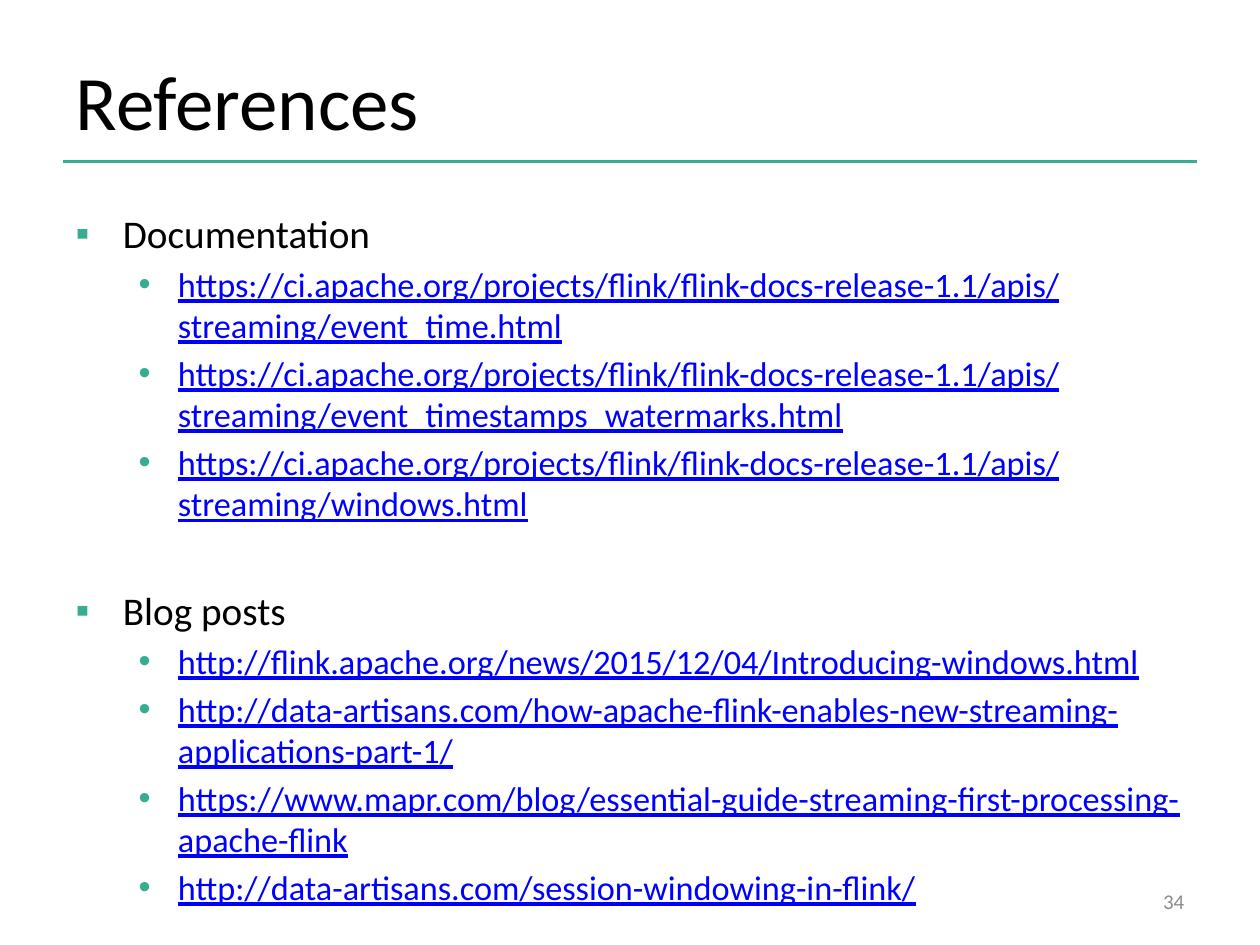
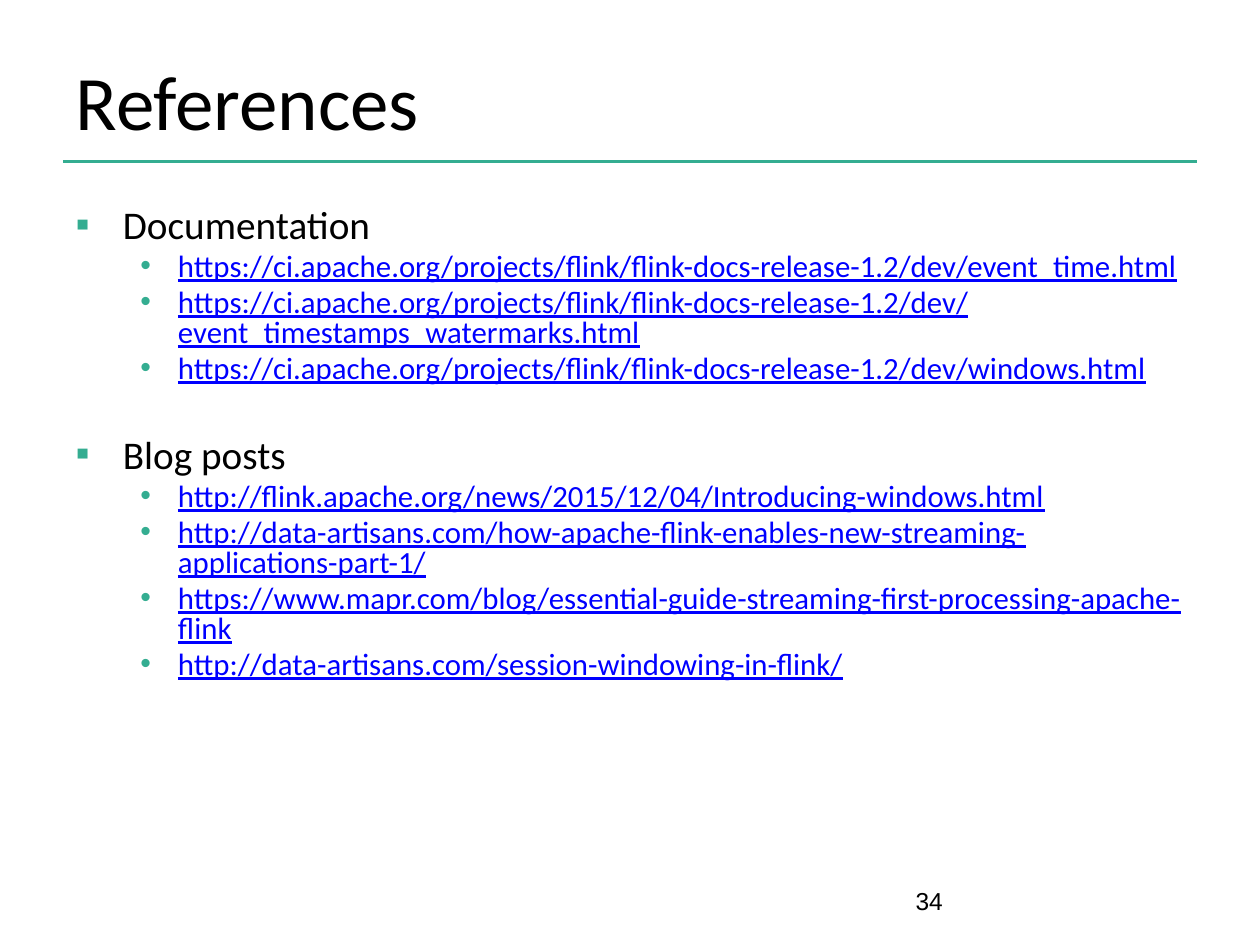
Before and after one commit to dataArtisans/flink-training-web, a slide deck: slide 34 of slides/flink_stream_windows.pptx. Drawn at 1260x945 pixels with LibreOffice and Linux fonts; fonts in the diff are those of the drawing; background and template pictures are left out. Boxes give left, top, right and bottom in pixels: in the first picture for what was removed or moved away, otherwise in the second. Text is boxed around its words. In the diff, an @@ line names an element or a change of style, - is before the commit and + after.

Commit message:
small updates to stream slides for 1.1.3, plus new intro slides

```diff
--- a/slides/flink_stream_windows.pptx
+++ b/slides/flink_stream_windows.pptx
@@ text at bbox=[123, 212, 1180, 681]: size 19.6 to 17.6 pt in "http://flink.apache.org/news/2015/12/04/Introducing-windows. ...", "http://data-artisans.com/how-apache-flink-enables-new-stream ...", "https://www.mapr.com/blog/essential-guide-streaming-first-pr ...", "http://data-artisans.com/session-windowing-in-flink/"; line spacing 1 to 0.8; less space between paragraphs; indent changed @@
@@ text at bbox=[178, 255, 1176, 385]: text changed; size 19.6 to 17.6 pt @@
-  • https://ci.apache.org/projects/flink/flink-docs-release-1.1/apis/streaming/event_time.html
-  • https://ci.apache.org/projects/flink/flink-docs-release-1.1/apis/streaming/event_timestamps_watermarks.html
-  • https://ci.apache.org/projects/flink/flink-docs-release-1.1/apis/streaming/windows.html
+  • https://ci.apache.org/projects/flink/flink-docs-release-1.2/dev/event_time.html
+  • https://ci.apache.org/projects/flink/flink-docs-release-1.2/dev/event_timestamps_watermarks.html
+  • https://ci.apache.org/projects/flink/flink-docs-release-1.2/dev/windows.html
@@ page number at bbox=[916, 893, 943, 911]: size 12 to 14 pt, font Calibri to Arial, text colour #8C8C8C to #000000; alignment right to left @@
```
Also in this commit, not shown: 33 other slides changed, 4 other files.
